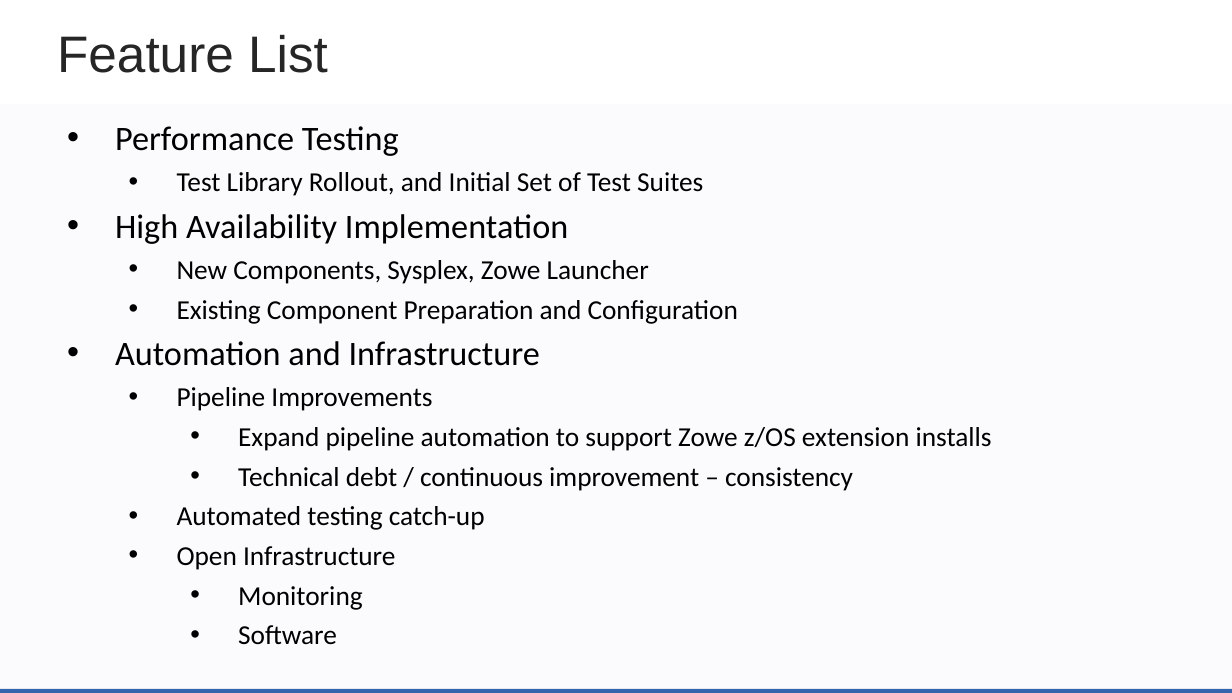
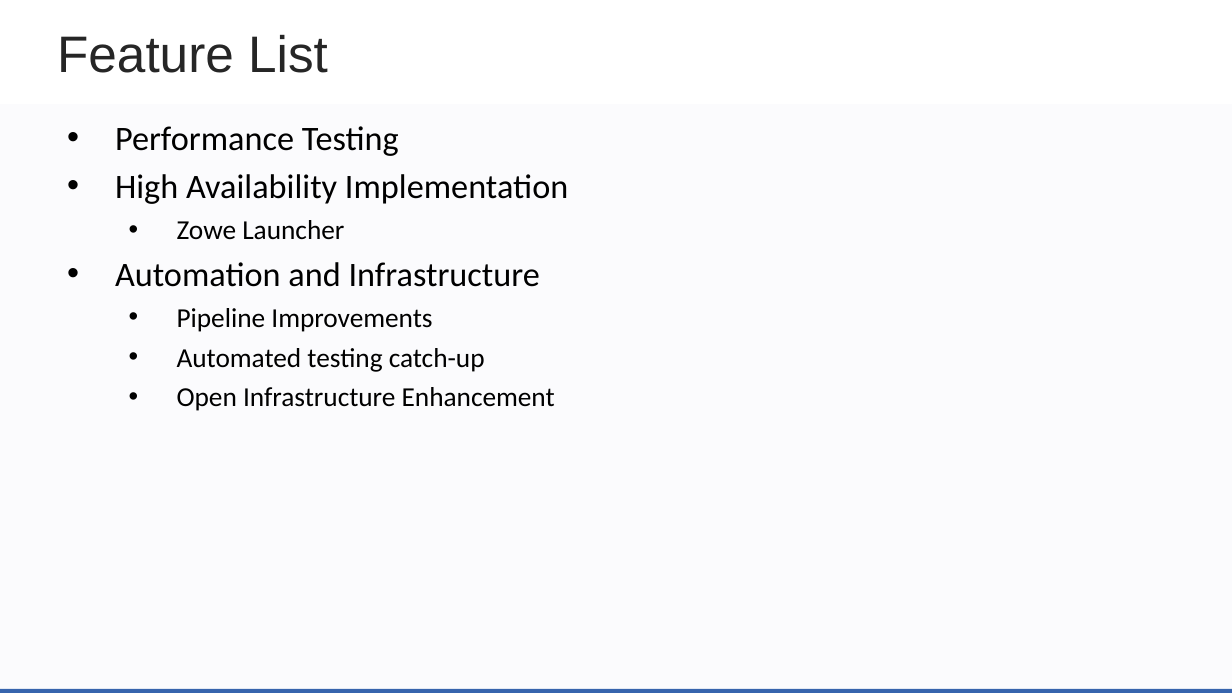
Before and after one commit to zowe/community, a slide deck: slide 18 of Project Management/PI Planning/20PI4 Planning/Zowe Community Squad Focus for 20PI4.pptx. Drawn at 1232x693 pixels with LibreOffice and Linux fonts; fonts in the diff are those of the drawing; background and template pictures are left out. Boxes give left, top, right and bottom in pixels: in the first picture for what was removed or moved away, otherwise in the second. Text is boxed around its words. In the diff, an @@ line names an element or a change of style, - is before the commit and + after.

Commit message:
update system squad overview

```diff
--- a/Project Management/PI Planning/20PI4 Planning/Zowe Community Squad Focus for 20PI4.pptx
+++ b/Project Management/PI Planning/20PI4 Planning/Zowe Community Squad Focus for 20PI4.pptx
@@ text at (177,172,703,196): paragraph removed @@
-  • Test Library Rollout, and Initial Set of Test Suites
@@ text at (177,220,344,240): text changed @@
-  • New Components, Sysplex, Zowe Launcher
-  • Existing Component Preparation and Configuration
+  • Zowe Launcher
@@ text at (177,387,555,411): text changed @@
-  • Open Infrastructure
-    • Monitoring
-    • Software
+  • Open Infrastructure Enhancement
@@ text at (238,427,992,491): paragraphs removed @@
-    • Expand pipeline automation to support Zowe z/OS extension installs
-    • Technical debt / continuous improvement – consistency
```
